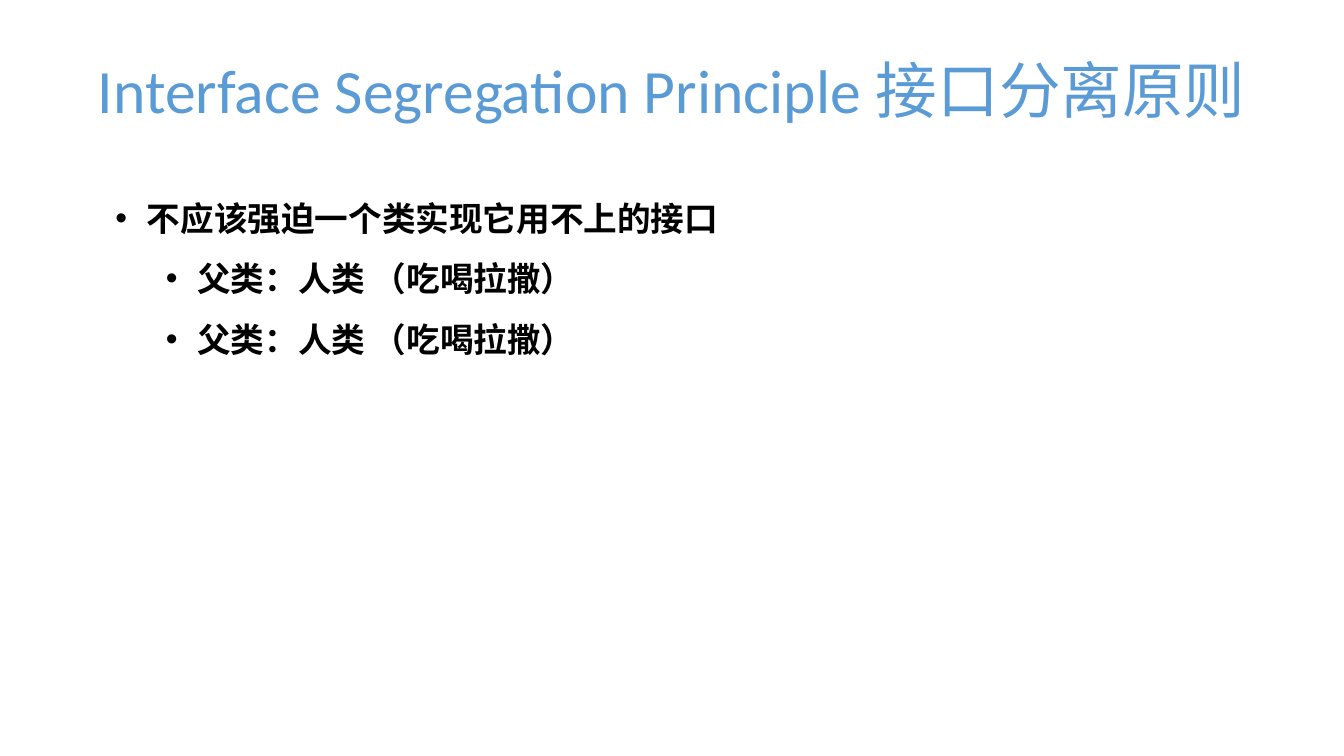
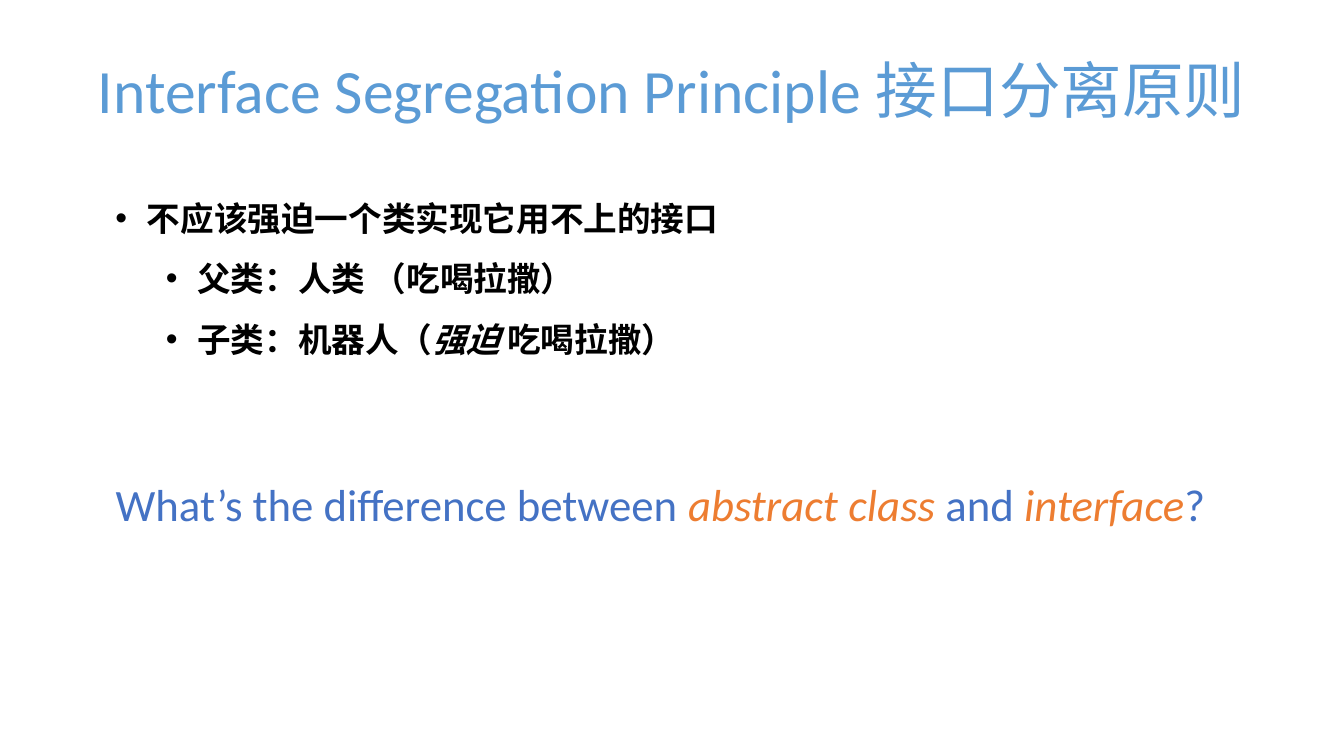
Before and after one commit to TWDH/Development, a slide deck: slide 11 of 赫桑的算法宝典/3.经典面试题/06.技术文章/Design Patterns and OOD.pptx (slide 10 before the commit). Drawn at 1344x756 pixels with LibreOffice and Linux fonts; fonts in the diff are those of the drawing. Boxes give left, top, right and bottom in pixels: in the first picture for what was removed or moved away, otherwise in the second. Text is boxed around its words. In the diff, an @@ line names an element or a change of style, - is before the commit and + after.

Commit message:
ood ppt

```diff
--- a/赫桑的算法宝典/3.经典面试题/06.技术文章/Design Patterns and OOD.pptx
+++ b/赫桑的算法宝典/3.经典面试题/06.技术文章/Design Patterns and OOD.pptx
@@ text at (197,323,675,356): text changed @@
-  • 父类：人类 （吃喝拉撒）
+  • 子类：机器人（强迫 吃喝拉撒）
@@ text added at (116,489,1205,527), 32 pt, text #4472C4 @@
+What’s the difference between abstract class and interface?
```
Also in this commit, not shown: 1 other slide changed, 1 slide added, 1 other file.
